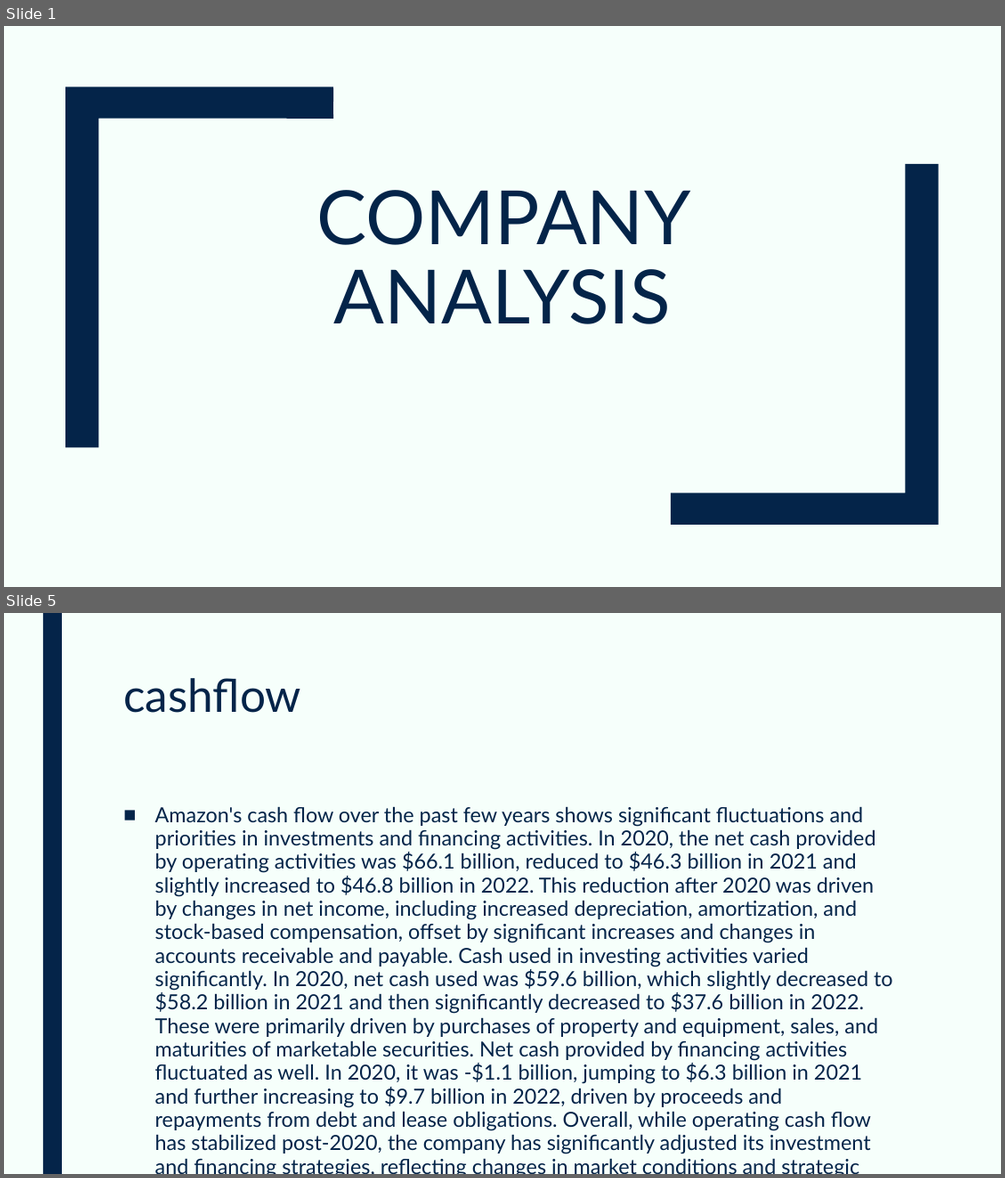
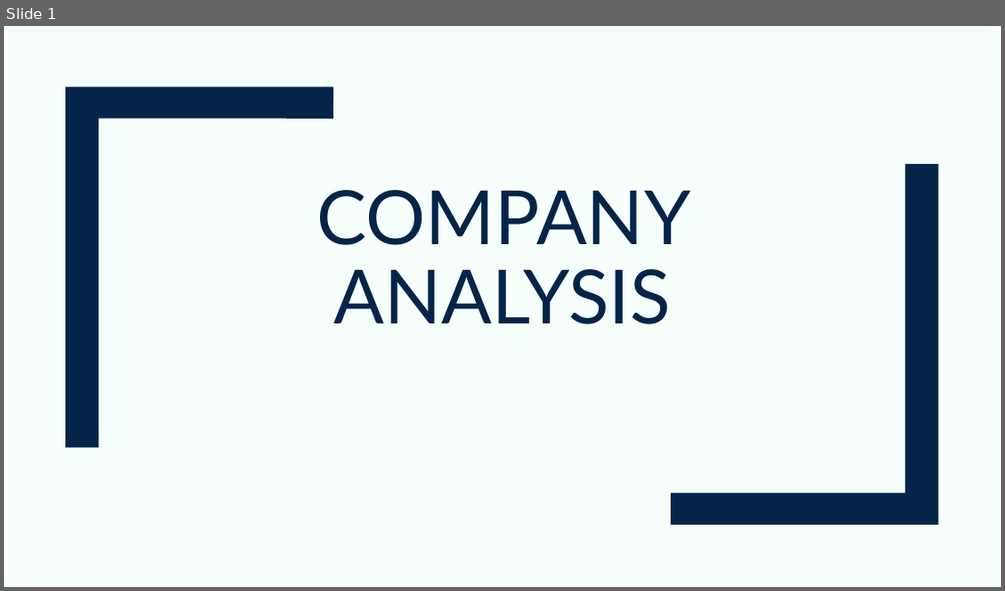
Before and after one commit to devangovind/AMUCLDISS, a slide deck: fastapi-backend/pres/output.pptx. Shown one above the other, each under a label of ours: slides 1 and 5 before the commit, slide 1 after it; the slides between them are not shown. The pictures are 1005x1178 and 1005x591 pixels, drawn with LibreOffice and Linux fonts; fonts in the diff are those of the drawing. Boxes give left, top, right and bottom in pixels: in the first picture for what was removed or moved away, otherwise in the second. Text is boxed around its words. In the diff, an @@ line names an element or a change of style, - is before the commit and + after.

```diff
--- a/fastapi-backend/pres/output.pptx
+++ b/fastapi-backend/pres/output.pptx
@@ slide 5 removed at <box>4,613,1001,1174</box>, background #F6FFFB @@
@@ rectangle removed at <box>43,613,62,1174</box> @@
@@ title removed at <box>123,678,301,713</box> @@
-cashflow
@@ text removed at <box>155,806,893,1154</box> @@
-■ Amazon's cash flow over the past few years shows significant fluctuations and priorities in investments and financing activities. In 2020, the net cash provided by operating activities was $66.1 billion, reduced to $46.3 billion in 2021 and slightly increased to $46.8 billion in 2022. This reduction after 2020 was driven by changes in net income, including increased depreciation, amortization, and stock-based compensation, offset by significant increases and changes in accounts receivable and payable. Cash used in investing activities varied significantly. In 2020, net cash used was $59.6 billion, which slightly decreased to $58.2 billion in 2021 and then significantly decreased to $37.6 billion in 2022. These were primarily driven by purchases of property and equipment, sales, and maturities of marketable securities. Net cash provided by financing activities fluctuated as well. In 2020, it was -$1.1 billion, jumping to $6.3 billion in 2021 and further increasing to $9.7 billion in 2022, driven by proceeds and repayments from debt and lease obligations. Overall, while operating cash flow has stabilized post-2020, the company has significantly adjusted its investment and financing strategies, reflecting changes in market conditions and strategic priorities.
```
Also in this commit, not shown: 2 slides added, 7 other slides removed, 3 other files.
